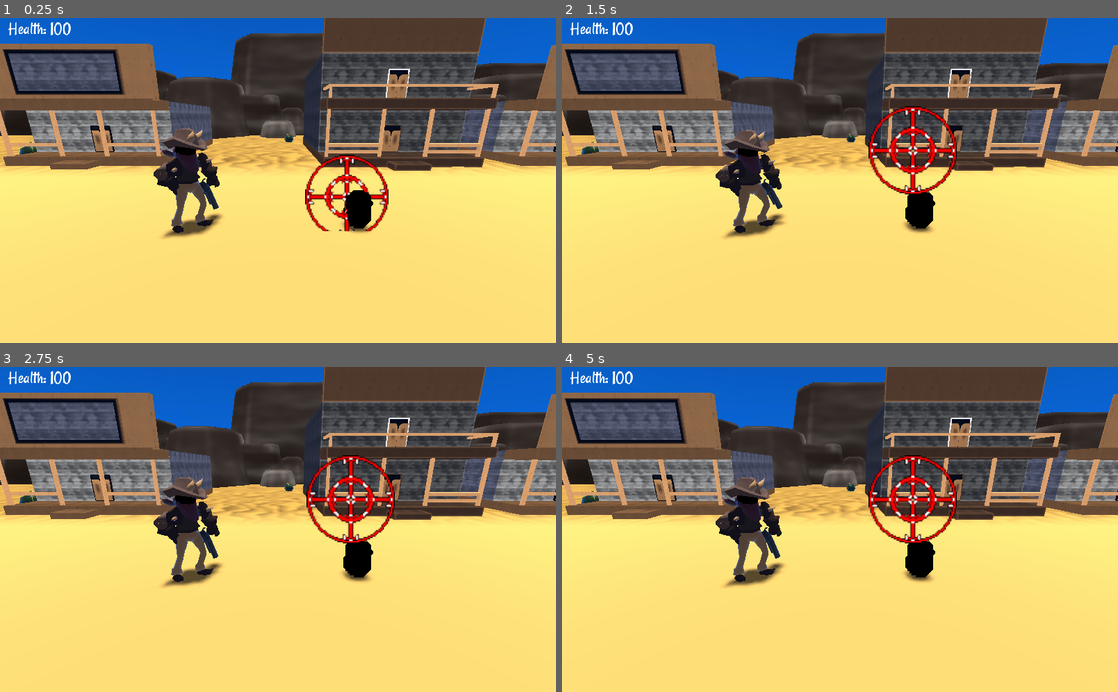
Above: before the commit, frames 1-4 (two rows, left to right).
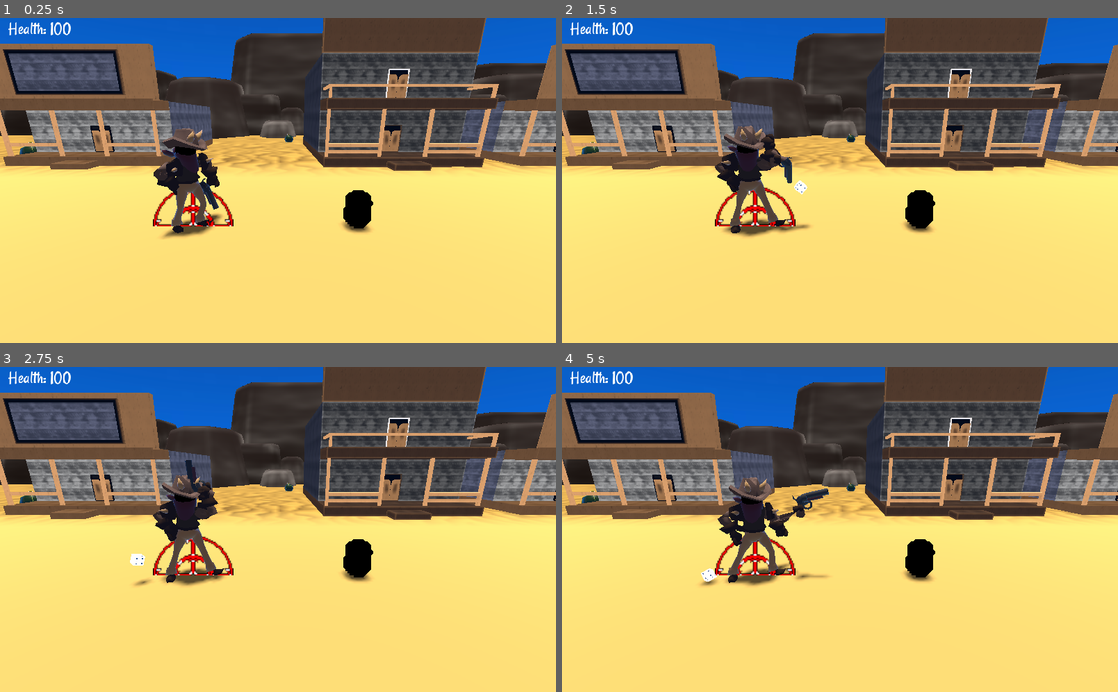
Above: after the commit, the same moments.

Repository: id-be/GMTK2022
Game: Godot game, scene res://Scenes/Town.tscn
Two runs of this game, one before a commit and one after it. Both use one fixed random seed, a clock stepped at 60 frames per second and the inputs below. This scene is started directly instead of the project's main scene.
Inputs (mouse positions are in pixels of both pictures, inside the frame that each line leads up to):
- Up to frame 1 (0.25 s): no input
- Up to frame 2 (1.5 s): move the mouse to (962, 164) at 0.52 s; click (962, 164) at 0.6 s; move the mouse to (728, 196) at 1.27 s; click (728, 196) at 1.35 s
- Up to frame 3 (2.75 s): move the mouse to (333, 458) at 2.02 s; click (333, 458) at 2.1 s
- Up to frame 4 (5 s): move the mouse to (812, 594) at 2.77 s; click (812, 594) at 2.85 s; move the mouse to (1006, 578) at 3.52 s; click (1006, 578) at 3.6 s; move the mouse to (673, 480) at 4.27 s; click (673, 480) at 4.35 s

The runs differ from the first frame. In frame 1, 1.6% of the frame differs, in the area x 27-70%, y 42-66%; in frame 2, 3.9%; in frame 3, 3.8%; in frame 4, 4.0%, in the area x 24-71%, y 27-68%.

Commit message:
changed 3DGuy.gd

Diff:
--- a/Scripts/3DGuy.gd
+++ b/Scripts/3DGuy.gd
@@ -72,6 +72,13 @@
 		$AmmoPool.add_child(my_boy)
 		my_boy.set_owner($AmmoLoad)
 
+func toggle_crosshair(state):
+	match state:
+		false:
+			pass
+		true:
+			pass
+
 func shot_check():
 	if $Crosshair/CrossArea.get_overlapping_bodies().empty() != true:
 		shoot_dice()
--- a/Scripts/Town.gd
+++ b/Scripts/Town.gd
@@ -5,12 +5,13 @@
 
 onready var hlth = $UI/Health
 onready var dam = $UI/Damage
+onready var guy = $"3DGuy"
 
 var rollscn
 var bulletpicker
 
 func _ready():
-	pass
+	guy.set_physics_process(false)
 	hlth.text = hlth.text + " " + str(i_health)
 	dam.text = dam.text + " " + str(i_damage)
 
